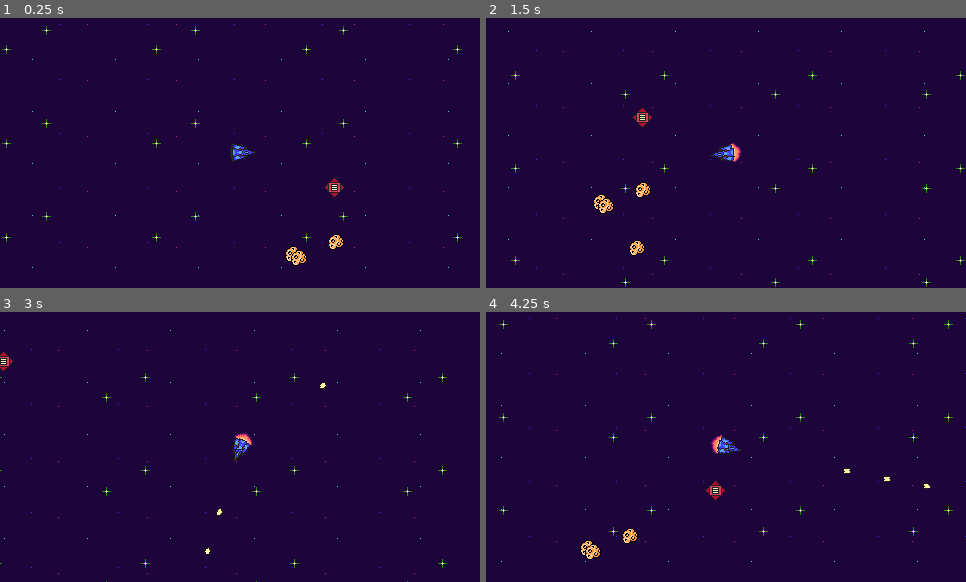
Above: before the commit, frames 1-4 (two rows, left to right).
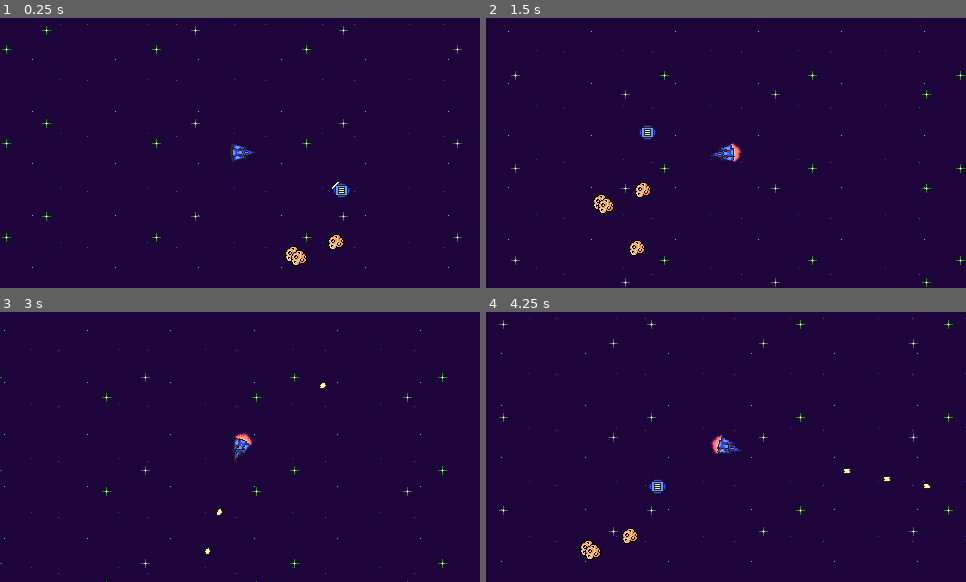
Above: after the commit, the same moments.

Repository: PKGaspi/Mega-Man-Space-2
Game: Godot game, scene res://scenes/main.tscn
Same seed, same stepped clock (60 frames per second), same inputs: the game is played once before the commit and once after it.
Inputs (mouse positions are in pixels of both pictures, inside the frame that each line leads up to):
- Up to frame 1 (0.25 s): no input
- Up to frame 2 (1.5 s): move the mouse to (831, 139) at 0.52 s; press the mouse at (831, 139) at 0.53 s; hold D (keyboard_move_right) 0.53-1.28 s; move the mouse to (630, 166) at 1.27 s; release the mouse at (630, 166) at 1.28 s; hold S (keyboard_move_down) from 1.28 s (still down); click (630, 166) at 1.35 s
- Up to frame 3 (3 s): move the mouse to (288, 387) at 2.02 s; release S (keyboard_move_down) at 2.03 s; press the mouse at (288, 387) at 2.03 s; hold D (keyboard_move_right) 2.03-2.78 s; move the mouse to (216, 501) at 2.77 s; release the mouse at (216, 501) at 2.78 s; hold W (keyboard_move_up) from 2.78 s (still down); click (216, 501) at 2.85 s
- Up to frame 4 (4.25 s): move the mouse to (870, 487) at 3.52 s; release W (keyboard_move_up) at 3.53 s; press the mouse at (870, 487) at 3.53 s; hold A (keyboard_move_left) from 3.53 s (still down)

The runs differ from the first frame. In frame 1, 0.2% of the frame differs, in the area x 67-73%, y 58-67%; in frame 2, 0.3%; in frame 3, 0.1%; in frame 4, 0.3%, in the area x 33-50%, y 61-70%.

Commit message:
Upgrades die after a few seconds now.

Diff:
--- a/godot_proyect/scripts/upgrade.gd
+++ b/godot_proyect/scripts/upgrade.gd
@@ -3,7 +3,7 @@
 const SPR_SHELL_POS = preload("res://assets/sprites/upgrades/upgrade_shell_0.png")
 const SPR_SHELL_NEG = preload("res://assets/sprites/upgrades/upgrade_shell_1.png")
 
-const NEGATIVE_FREQUENCY = 1
+const NEGATIVE_FREQUENCY = .5
 
 const MOVE_SPEED_POS = 10
 const MOVE_SPEED_NEG = 40
@@ -13,6 +13,11 @@
 
 const INVENCIBILITY_TIME = .5 # In seconds.
 const FLICKERING_INTERVAL = .05 # In seconds.
+var shine_timer = 0 # Seconds for the next shine to happen.
+
+const LIFE_TIME = 10 # In seconds.
+const LIFE_FLICKER_TIME = 2 # In seconds.
+var life_timer = LIFE_TIME
 
 var bad = false
 
@@ -54,11 +59,8 @@
 var ammount
 var sprite = preload("res://assets/sprites/megaship/lemon.png")
 
-var shine_time = 0 # Seconds for the next shine to happen.
-
 var random
 
-# TODO: Destroy upgrades after x seconds. <---- Esto lo ha escrito Álex.
 func _ready():
 	random = RandomNumberGenerator.new()
 	random.seed *= OS.get_ticks_usec()
@@ -78,11 +80,13 @@
 		$SprShine.play("shine")
 
 func _physics_process(delta):
+	# Move towards the Mega Ship.
 	var dir = global_position.direction_to(global.MEGASHIP.global_position)
 	dir.normalized()
 	var motion = dir * (MOVE_SPEED_NEG if bad else MOVE_SPEED_POS)
 	move_and_slide(motion)
 
+	# Check for Mega Ship collision.
 	for i in range(get_slide_count()):
 		var collider = get_slide_collision(i).collider
 		if collider == global.MEGASHIP:
@@ -91,14 +95,20 @@
 			break
 
 func _process(delta):
-	shine_time -= delta
-	if !bad and shine_time <= 0:
+	# Decrement shine timer
+	shine_timer -= delta
+	if !bad and shine_timer <= 0:
 		shine()
-		shine_time = random.randf_range(SHINE_TIME_MIN, SHINE_TIME_MAX)
+		shine_timer = random.randf_range(SHINE_TIME_MIN, SHINE_TIME_MAX)
+
+	# Check if the upgrade is dead.
+	life_timer -= delta
+	if life_timer <= 0:
+		queue_free()
 
 	# Calculate invencibility and filckering.
 	invencibitity_timer = max(invencibitity_timer - delta, 0)
-	if is_invincible():
+	if is_invincible() or life_timer <= LIFE_FLICKER_TIME:
 		if flickering_timer <= 0:
 			# Toggle flicker.
 			toggle_visibility()
@@ -124,6 +134,7 @@
 	$SprShine.visible = !$SprShine.visible
 
 func toggle_upgrade():
+	life_timer = LIFE_TIME
 	ammount = -ammount
 	bad = !bad
 	if bad:
